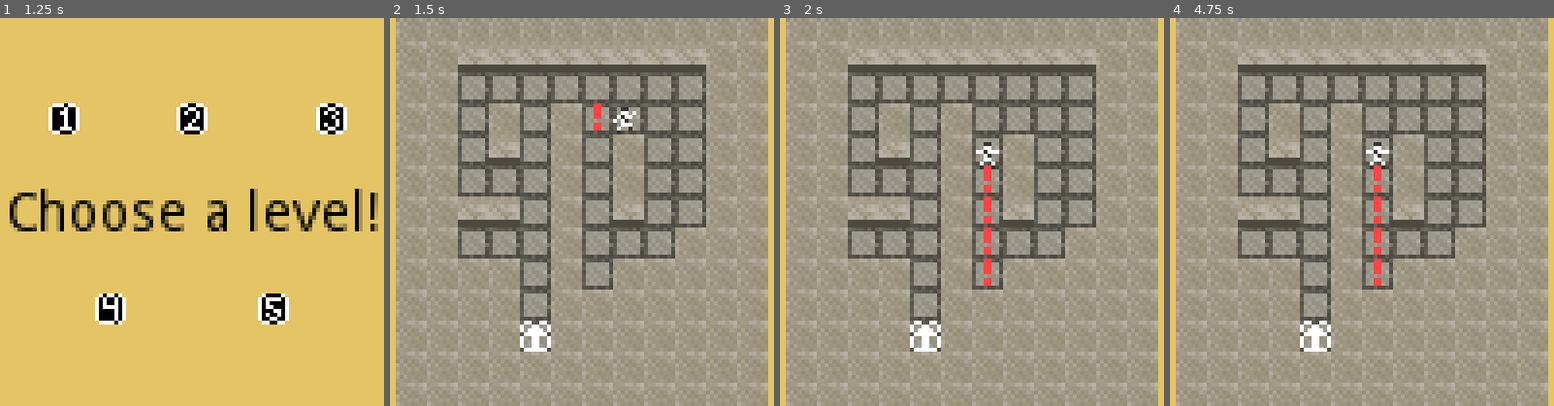
Above: before the commit, frames 1-4 (left to right).
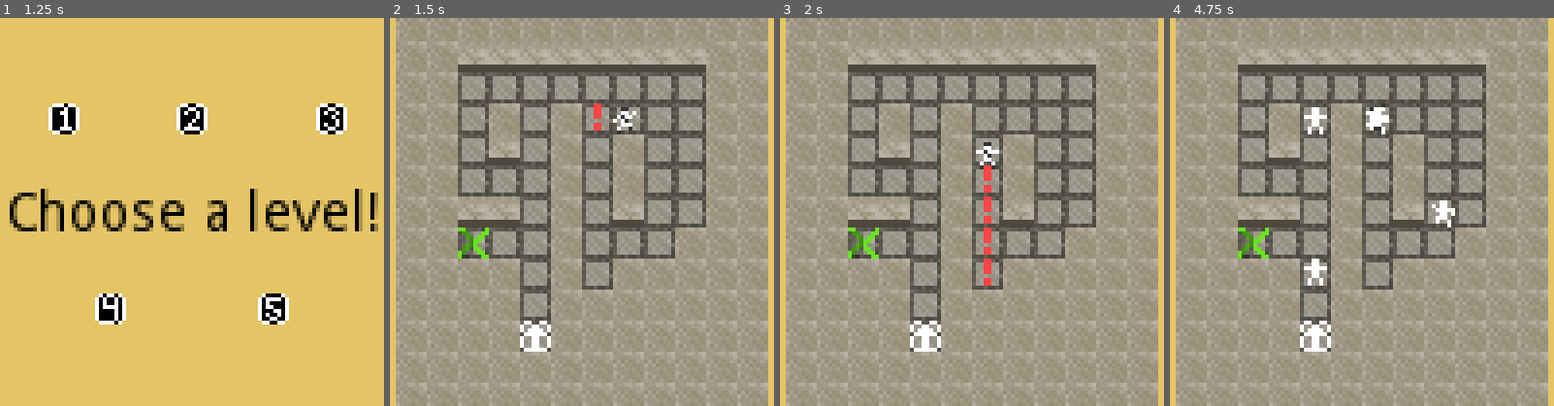
Above: after the commit, the same moments.

Repository: d4v3y5c0n3s/8x8GameJam2019
Game: Godot game, scene res://title_screen.tscn
Same seed, same stepped clock (60 frames per second), same inputs: the game is played once before the commit and once after it.
Inputs (mouse positions are in pixels of both pictures, inside the frame that each line leads up to):
- Up to frame 1 (1.25 s): tap Enter (ui_accept) at 0.5, 0.77 s; move the mouse to (276, 192) at 0.52 s; hold Space (ui_select) from 0.53 s (still down); click (276, 192) at 0.67 s
- Up to frame 2 (1.5 s): tap Enter (ui_accept) at 1.25 s; move the mouse to (455, 118) at 1.27 s; release Space (ui_select) at 1.28 s; tap Space (ui_select) at 1.35 s; click (455, 118) at 1.42 s
- Up to frame 3 (2 s): tap Enter (ui_accept) at 1.52 s
- Up to frame 4 (4.75 s): move the mouse to (1400, 126) at 2.02 s; hold Space (ui_select) 2.03-2.78 s; click (1400, 126) at 2.17 s; move the mouse to (1342, 289) at 2.77 s; tap Space (ui_select) at 2.85, 4.35 s; click (1342, 289) at 2.92 s; tap Enter (ui_accept) at 3.02, 3.77, 4.52 s; move the mouse to (1477, 270) at 3.52 s; hold Space (ui_select) 3.53-4.28 s; click (1477, 270) at 3.67 s; move the mouse to (1246, 153) at 4.27 s; click (1246, 153) at 4.42 s

Frame 1 is identical in both runs. In frame 2, 0.4% of the frame differs, in the area x 17-26%, y 54-62%; in frame 3, 0.4%; in frame 4, 1.9%, in the area x 17-75%, y 22-69%.
Error before the commit: Parse Error: Expected an indented block after "if". (res://agents.gd:16)

Commit message:
goals implemented...

Diff:
--- a/agent.gd
+++ b/agent.gd
@@ -45,98 +45,94 @@
 	at_point = false
 
 func _physics_process(delta):
-	#  for debugging purposes
-#	if previous_end_point != end_point:
-#		previous_end_point = end_point
-#		#print(end_point)
 
-	#  checks if the agent is dead
-	if not alive:
-		print("agent is dead")
-
-	match at_point:
-		true:#  agent is at point, start moving towards another point
-			for n in get_parent().get_parent().get_children():
-				if n.get_name() == "grid":#  gets the level's grid node
-					var nearby = n.check_nearby(self.get_position())#  get the 8 surrounding points from the grid (by calling check_nearby(point))
-					match direction:
-						0: # left
-							#  check which of the area2ds are open, ordered by which direction they first prioritize in order to determine which direction to begin moving in, then set end_point
+	if alive:
+		match at_point:
+			true:#  agent is at point, start moving towards another point
+				for n in get_parent().get_parent().get_children():
+					if n.get_name() == "grid":#  gets the level's grid node
+						var nearby = n.check_nearby(self.get_position())#  get the 8 surrounding points from the grid (by calling check_nearby(point))
+						match direction:
+							0: # left
+								#  check which of the area2ds are open, ordered by which direction they first prioritize in order to determine which direction to begin moving in, then set end_point
 
 
-							if not nearby[1] == null and nearby[1].is_accessible():#  top center
-								direction = 1
-								move(nearby[1], "going top center")
+								if not nearby[1] == null and nearby[1].is_accessible():#  top center
+									direction = 1
+									move(nearby[1], "going top center")
 
 
-							elif not nearby[3] == null and nearby[3].is_accessible():#  left
-								direction = 0
-								move(nearby[3], "going left")
+								elif not nearby[3] == null and nearby[3].is_accessible():#  left
+									direction = 0
+									move(nearby[3], "going left")
 
-							elif not nearby[6] == null and nearby[6].is_accessible():#  bottom center, aka, they turn around
-								direction = 3
-								move(nearby[6], "going backwards")
+								elif not nearby[6] == null and nearby[6].is_accessible():#  bottom center, aka, they turn around
+									direction = 3
+									move(nearby[6], "going backwards")
 
-							elif not nearby[4] == null and nearby[4].is_accessible():#  right
-								direction = 2
-								move(nearby[4], "going right")
-							break
-						1: # up
-							#  check which of the area2ds are open, ordered by which direction they first prioritize in order to determine which direction to begin moving in, then set end_point
-							if not nearby[4] == null and nearby[4].is_accessible():#  right
-								direction = 2
-								move(nearby[4], "going right")
+								elif not nearby[4] == null and nearby[4].is_accessible():#  right
+									direction = 2
+									move(nearby[4], "going right")
+								break
+							1: # up
+								#  check which of the area2ds are open, ordered by which direction they first prioritize in order to determine which direction to begin moving in, then set end_point
+								if not nearby[4] == null and nearby[4].is_accessible():#  right
+									direction = 2
+									move(nearby[4], "going right")
 
-							elif not nearby[1] == null and nearby[1].is_accessible():#  top center
-								direction = 1
-								move(nearby[1], "going top center")
+								elif not nearby[1] == null and nearby[1].is_accessible():#  top center
+									direction = 1
+									move(nearby[1], "going top center")
 
 
-							elif not nearby[3] == null and nearby[3].is_accessible():#  left
-								direction = 0
-								move(nearby[3], "going left")
+								elif not nearby[3] == null and nearby[3].is_accessible():#  left
+									direction = 0
+									move(nearby[3], "going left")
 
-							elif not nearby[6] == null and nearby[6].is_accessible():#  bottom center, aka, they turn around
-								direction = 3
-								move(nearby[6], "going backwards")
-							break
-						2: # right
-							#  check which of the area2ds are open, ordered by which direction they first prioritize in order to determine which direction to begin moving in, then set end_point
-							if not nearby[6] == null and nearby[6].is_accessible():#  bottom center, aka, they turn around
-								direction = 3
-								move(nearby[6], "going backwards")
+								elif not nearby[6] == null and nearby[6].is_accessible():#  bottom center, aka, they turn around
+									direction = 3
+									move(nearby[6], "going backwards")
+								break
+							2: # right
+								#  check which of the area2ds are open, ordered by which direction they first prioritize in order to determine which direction to begin moving in, then set end_point
+								if not nearby[6] == null and nearby[6].is_accessible():#  bottom center, aka, they turn around
+									direction = 3
+									move(nearby[6], "going backwards")
 
-							elif not nearby[4] == null and nearby[4].is_accessible():#  right
-								direction = 2
-								move(nearby[4], "going right")
+								elif not nearby[4] == null and nearby[4].is_accessible():#  right
+									direction = 2
+									move(nearby[4], "going right")
 
-							elif not nearby[1] == null and nearby[1].is_accessible():#  top center
-								direction = 1
-								move(nearby[1], "going top center")
+								elif not nearby[1] == null and nearby[1].is_accessible():#  top center
+									direction = 1
+									move(nearby[1], "going top center")
 
 
-							elif not nearby[3] == null and nearby[3].is_accessible():#  left
-								direction = 0
-								move(nearby[3], "going left")
-							break
-						3: # down
-							#  check which of the area2ds are open, ordered by which direction they first prioritize in order to determine which direction to begin moving in, then set end_point
-							if not nearby[3] == null and nearby[3].is_accessible():#  left
-								direction = 0
-								move(nearby[3], "going left")
+								elif not nearby[3] == null and nearby[3].is_accessible():#  left
+									direction = 0
+									move(nearby[3], "going left")
+								break
+							3: # down
+								#  check which of the area2ds are open, ordered by which direction they first prioritize in order to determine which direction to begin moving in, then set end_point
+								if not nearby[3] == null and nearby[3].is_accessible():#  left
+									direction = 0
+									move(nearby[3], "going left")
 
-							elif not nearby[6] == null and nearby[6].is_accessible():#  bottom center, aka, they turn around
-								direction = 3
-								move(nearby[6], "going backwards")
+								elif not nearby[6] == null and nearby[6].is_accessible():#  bottom center, aka, they turn around
+									direction = 3
+									move(nearby[6], "going backwards")
 
-							elif not nearby[4] == null and nearby[4].is_accessible():#  right
-								direction = 2
-								move(nearby[4], "going right")
+								elif not nearby[4] == null and nearby[4].is_accessible():#  right
+									direction = 2
+									move(nearby[4], "going right")
 
-							elif not nearby[1] == null and nearby[1].is_accessible():#  top center
-								direction = 1
-								move(nearby[1], "going top center")
-							break
-		false:#  agent hasn't arrived at a point yet, continue moving towards it
-			tween_node.interpolate_property(self, "position", starting_point, end_point, WALK_SPEED, Tween.TRANS_LINEAR, Tween.EASE_IN)
-			tween_node.start()
+								elif not nearby[1] == null and nearby[1].is_accessible():#  top center
+									direction = 1
+									move(nearby[1], "going top center")
+								break
+			false:#  agent hasn't arrived at a point yet, continue moving towards it
+				tween_node.interpolate_property(self, "position", starting_point, end_point, WALK_SPEED, Tween.TRANS_LINEAR, Tween.EASE_IN)
+				tween_node.start()
+	else:
+		#  logic related to death
+		pass
--- a/agents.gd
+++ b/agents.gd
@@ -1,8 +1,9 @@
 extends Node2D
 
 onready var agent = preload("res://agent.tscn")
-var spawn_rate = 1.0
+#var spawn_rate = 1.0
 var delta_time = 0.0
+var selected_agent = null#  the agent which will receive the abilities on use
 
 func _ready():
 	pass
@@ -10,13 +11,7 @@
 func _process(delta):
 
 	#  get player input and handle it appropriately
-	if Input.is_action_pressed("ui_select"):
-
-
-	if delta_time >= spawn_rate:#  when delta time adds up to the spawn_rate (1.0 = 1 second), spawns another agent
-		delta_time = delta
-		print("!")
-
+	if Input.is_action_just_pressed("ui_select"):
 		#  spawn an enemy here
 		var agent_inst = agent.instance()
 		add_child(agent_inst)
@@ -27,5 +22,6 @@
 				agent_inst.end_point = i.get_position()
 				break
 
-	else:
-		delta_time += delta
+	#  if an agent is selected, allow them to recieve abilities
+	if selected_agent != null:
+		pass
--- a/enemy.gd
+++ b/enemy.gd
@@ -47,22 +47,14 @@
 	at_point = false
 
 func _physics_process(delta):
-	#  for debugging purposes
-#	if previous_end_point != end_point:
-#		previous_end_point = end_point
-#		#print(end_point)
-
-	#  checks if this enemy has been killed
-	if not alive:
-		print("enemy is dead")
-
-	#  scan for agents and kill any within view
-	for p in grid.check_ahead(direction, self.get_position()):
-		if p.agents_touching_point != []:
-			print("agents are visible")
-			p.agents_touching_point[0].alive = false
 
 	if alive:
+	#  scan for agents and kill any within view
+		for p in grid.check_ahead(direction, self.get_position()):
+			if p.agents_touching_point != [] and p.accessible:
+				print("agents are visible")
+				p.agents_touching_point[0].alive = false
+
 		match at_point:
 			true:#  enemy is at point, start moving towards another point
 				var nearby = grid.check_nearby(self.get_position())#  get the 8 surrounding points from the grid (by calling check_nearby(point))
@@ -151,3 +143,4 @@
 	else:
 		#  logic related to the enemy being dead
 		$anim.stop()
+		self.set_scale(Vector2(1, -1))
--- /dev/null
+++ b/goal.gd
@@ -0,0 +1,16 @@
+extends Area2D
+
+# Declare member variables here. Examples:
+# var a = 2
+# var b = "text"
+
+func _ready():
+	pass
+
+#func _process(delta):
+#	pass
+
+#  removes agents which leave the level
+func _on_goal_area_entered(area):
+	if area.get_parent().name == "agents":
+		area.queue_free()#  deletes the agent
--- a/goal.tscn
+++ b/goal.tscn
@@ -1,5 +1,28 @@
-[gd_scene format=2]
+[gd_scene load_steps=4 format=2]
+
+[ext_resource path="res://goal.gd" type="Script" id=1]
+[ext_resource path="res://sprites/goal.png" type="Texture" id=2]
+
+[sub_resource type="RectangleShape2D" id=1]
+extents = Vector2( 4, 4 )
 
 [node name="goal" type="Area2D"]
+script = ExtResource( 1 )
 
 [node name="CollisionShape2D" type="CollisionShape2D" parent="."]
+shape = SubResource( 1 )
+
+[node name="Sprite" type="Sprite" parent="."]
+texture = ExtResource( 2 )
+
+[node name="Label" type="Label" parent="."]
+margin_left = -4.0
+margin_top = -4.0
+margin_right = 36.0
+margin_bottom = 10.0
+rect_scale = Vector2( 0.51416, 0.699876 )
+custom_colors/font_color = Color( 0, 0, 0, 1 )
+text = "0"
+
+[node name="agents_needed_to_win" type="Position2D" parent="."]
+[connection signal="area_entered" from="." to="." method="_on_goal_area_entered"]
--- a/level_1.tscn
+++ b/level_1.tscn
@@ -6,6 +6,7 @@
 [ext_resource path="res://enemy.tscn" type="PackedScene" id=4]
 [ext_resource path="res://agents.gd" type="Script" id=5]
 [ext_resource path="res://sprites/entrance.png" type="Texture" id=6]
+[ext_resource path="res://goal.tscn" type="PackedScene" id=7]
 
 [node name="level_1" type="Node2D"]
 
@@ -504,3 +505,6 @@
 [node name="Camera2D" type="Camera2D" parent="."]
 position = Vector2( 48, 52 )
 current = true
+
+[node name="goal" parent="." instance=ExtResource( 7 )]
+position = Vector2( 20, 60 )
--- a/level_2.tscn
+++ b/level_2.tscn
@@ -6,6 +6,7 @@
 [ext_resource path="res://agents.gd" type="Script" id=4]
 [ext_resource path="res://enemy.tscn" type="PackedScene" id=5]
 [ext_resource path="res://sprites/entrance.png" type="Texture" id=6]
+[ext_resource path="res://goal.tscn" type="PackedScene" id=7]
 
 [node name="level_2" type="Node2D"]
 
@@ -435,3 +436,6 @@
 [node name="Camera2D" type="Camera2D" parent="."]
 position = Vector2( 44, 48 )
 current = true
+
+[node name="goal" parent="." instance=ExtResource( 7 )]
+position = Vector2( 28, 76 )
--- a/level_3.tscn
+++ b/level_3.tscn
@@ -6,6 +6,7 @@
 [ext_resource path="res://agents.gd" type="Script" id=4]
 [ext_resource path="res://enemy.tscn" type="PackedScene" id=5]
 [ext_resource path="res://sprites/entrance.png" type="Texture" id=6]
+[ext_resource path="res://goal.tscn" type="PackedScene" id=7]
 
 [node name="level_3" type="Node2D"]
 
@@ -519,3 +520,6 @@
 [node name="Camera2D" type="Camera2D" parent="."]
 position = Vector2( 40, 64 )
 current = true
+
+[node name="goal" parent="." instance=ExtResource( 7 )]
+position = Vector2( 36, 20 )
--- a/level_4.tscn
+++ b/level_4.tscn
@@ -6,6 +6,7 @@
 [ext_resource path="res://agents.gd" type="Script" id=4]
 [ext_resource path="res://enemy.tscn" type="PackedScene" id=5]
 [ext_resource path="res://sprites/entrance.png" type="Texture" id=6]
+[ext_resource path="res://goal.tscn" type="PackedScene" id=7]
 
 [node name="level_4" type="Node2D"]
 __meta__ = {
@@ -481,3 +482,6 @@
 [node name="Camera2D" type="Camera2D" parent="."]
 position = Vector2( 48, 48 )
 current = true
+
+[node name="goal" parent="." instance=ExtResource( 7 )]
+position = Vector2( 36, 76 )
--- a/level_5.tscn
+++ b/level_5.tscn
@@ -6,6 +6,7 @@
 [ext_resource path="res://agents.gd" type="Script" id=4]
 [ext_resource path="res://enemy.tscn" type="PackedScene" id=5]
 [ext_resource path="res://sprites/entrance.png" type="Texture" id=6]
+[ext_resource path="res://goal.tscn" type="PackedScene" id=7]
 
 [node name="level_5" type="Node2D"]
 
@@ -724,3 +725,6 @@
 [node name="Camera2D" type="Camera2D" parent="."]
 position = Vector2( 64, 52 )
 current = true
+
+[node name="goal" parent="." instance=ExtResource( 7 )]
+position = Vector2( 108, 52 )
Not shown: 1 places in level_1.tscn that only renumber resources
Not shown: 1 places in level_2.tscn that only renumber resources
Not shown: 1 places in level_3.tscn that only renumber resources
Not shown: 1 places in level_4.tscn that only renumber resources
Not shown: 1 places in level_5.tscn that only renumber resources
